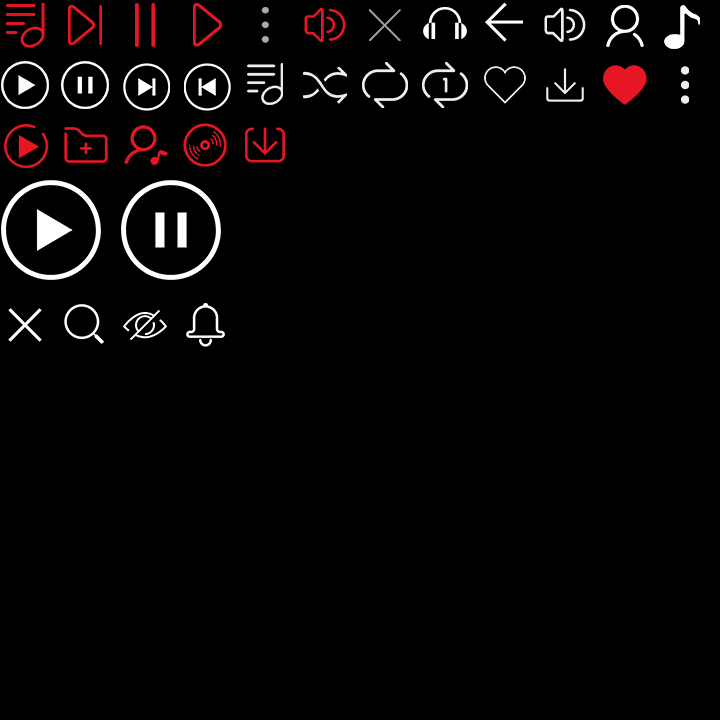
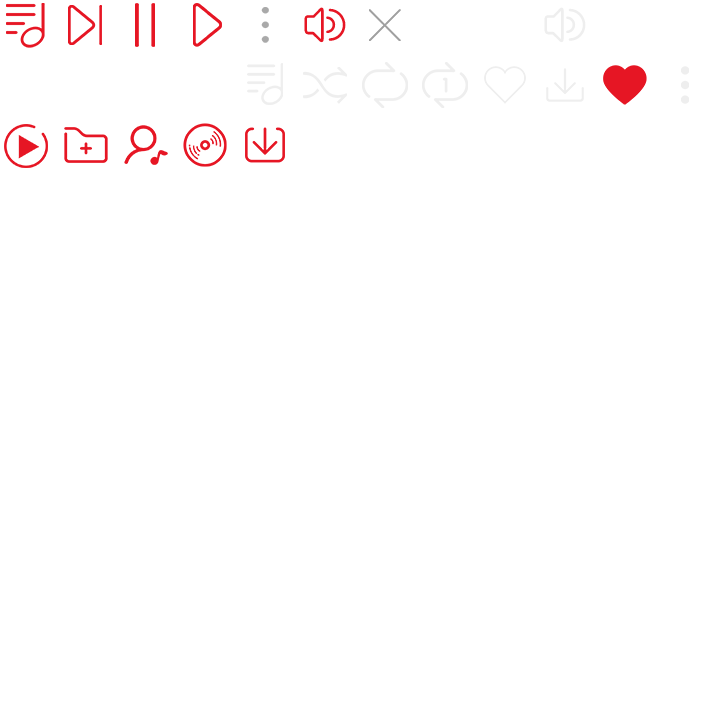
Before/after of a 720 x 720 layered artwork. What changed in the layer stack:
hid "颜色填充 1" over [0, 0, 720, 720]
